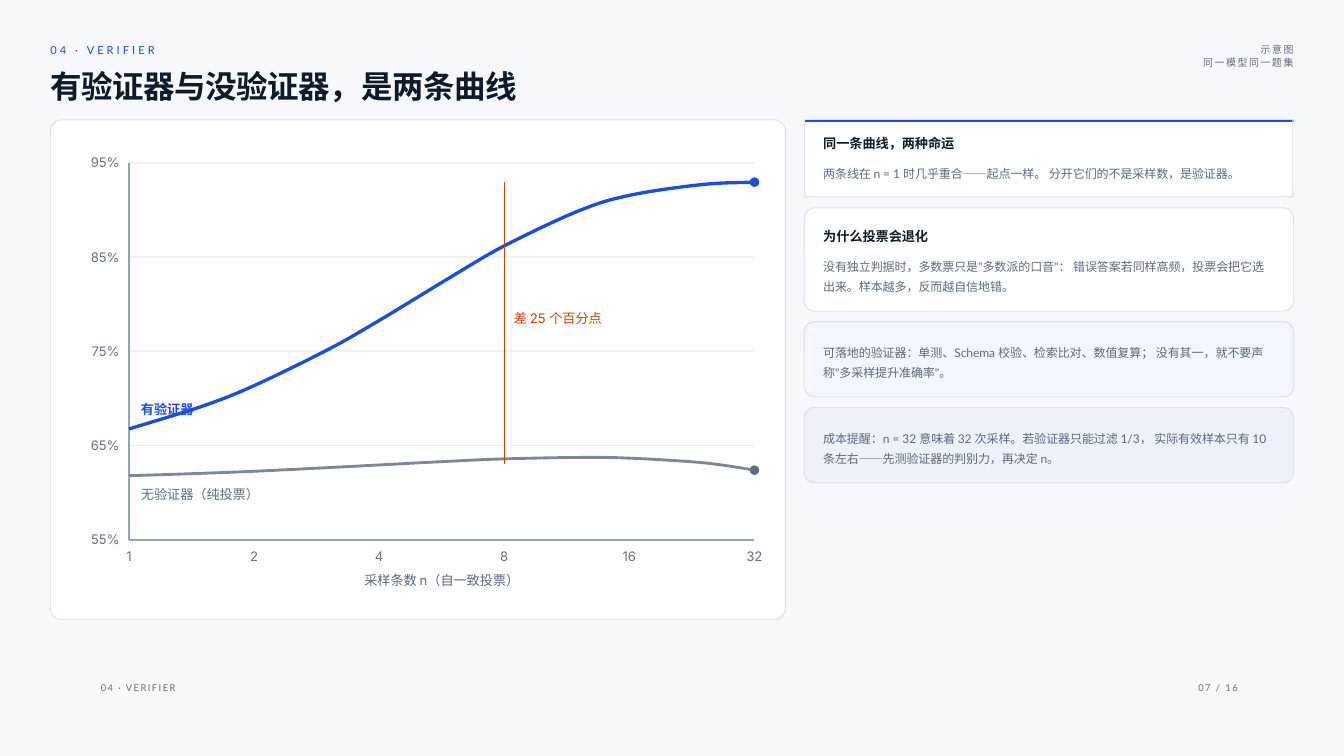
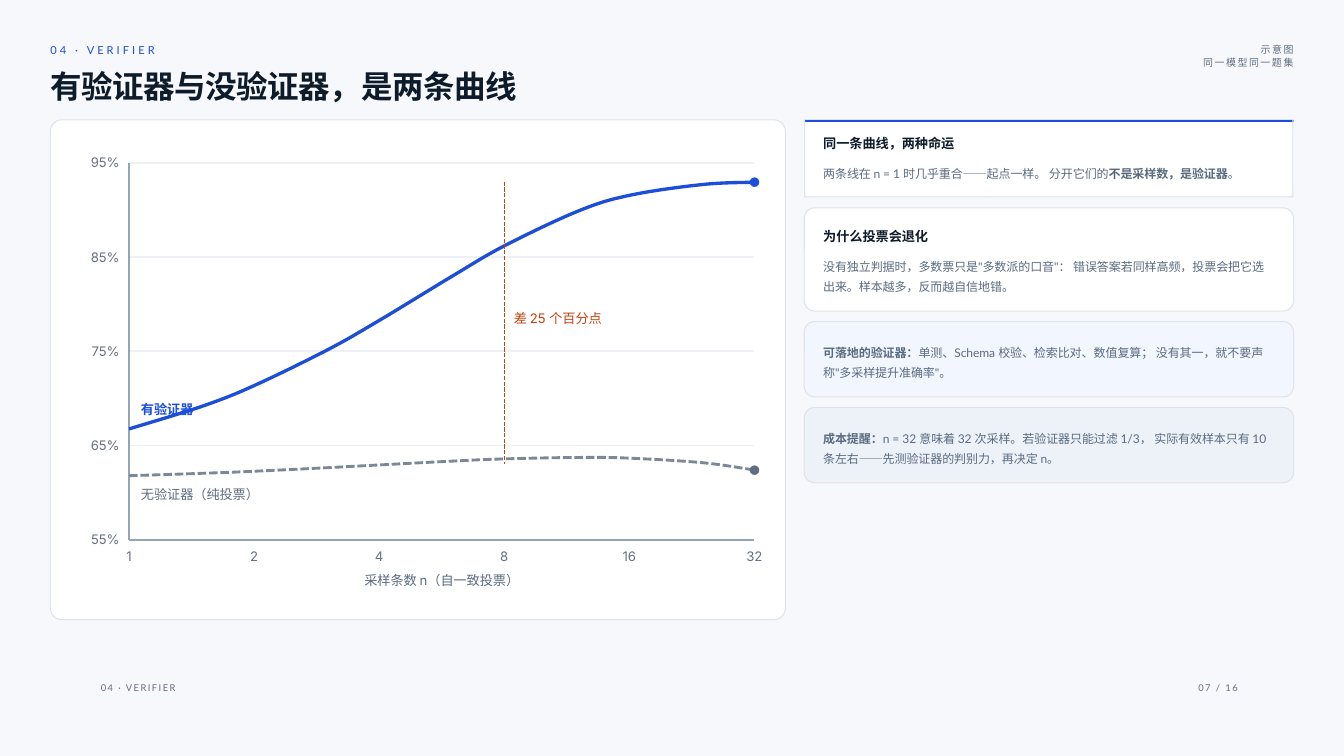
Before and after one commit to CrAckerDrv/pptpress, a slide deck: slide 7 of examples/ai-thinking-orchestration.pptx. Drawn at 1344x756 pixels with LibreOffice and Linux fonts; fonts in the diff are those of the drawing. Boxes give left, top, right and bottom in pixels: in the first picture for what was removed or moved away, otherwise in the second. Text is boxed around its words. In the diff, an @@ line names an element or a change of style, - is before the commit and + after.

```diff
--- a/examples/ai-thinking-orchestration.pptx
+++ b/examples/ai-thinking-orchestration.pptx
@@ text "两条线在 n = 1 时几乎重合——起点一样。 ..." at (823, 168, 1240, 180): bold on in "分开它们的不是采样数，是验证器。" @@
@@ text at (823, 347, 1264, 359): bold on in "可落地的验证器：单测、Schema" @@
@@ text at (823, 433, 1266, 444): bold on in "成本提醒：n" @@
@@ freeform shape at (129, 458, 754, 476): outline #7C8898 2.05 pt to #7C8898 2.05 pt dashed @@
```
Also in this commit, not shown: 15 other slides changed, 44 other files.
